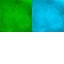
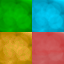
The second 64×64 image is a revision of the first. Changes to its layers:
added layer "Pasted Layer #2" above "Pasted Layer #1" over [32, 32, 64, 64]
added layer "Pasted Layer #1" above "Pasted Layer" over [0, 32, 32, 64]
